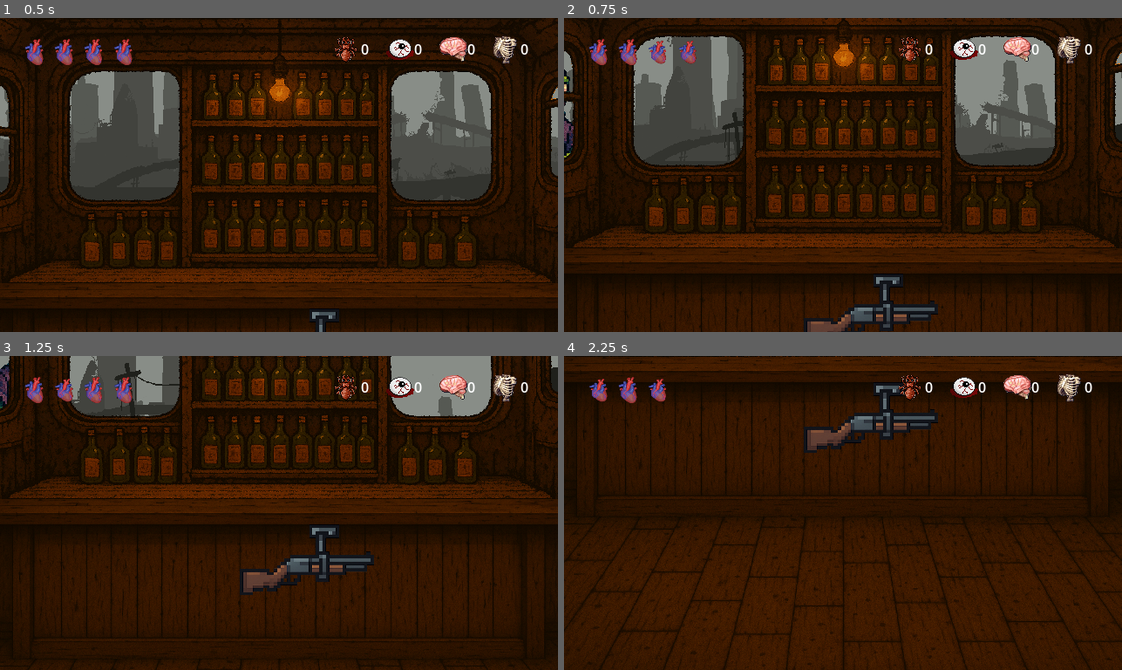
Above: before the commit, frames 1-4 (two rows, left to right).
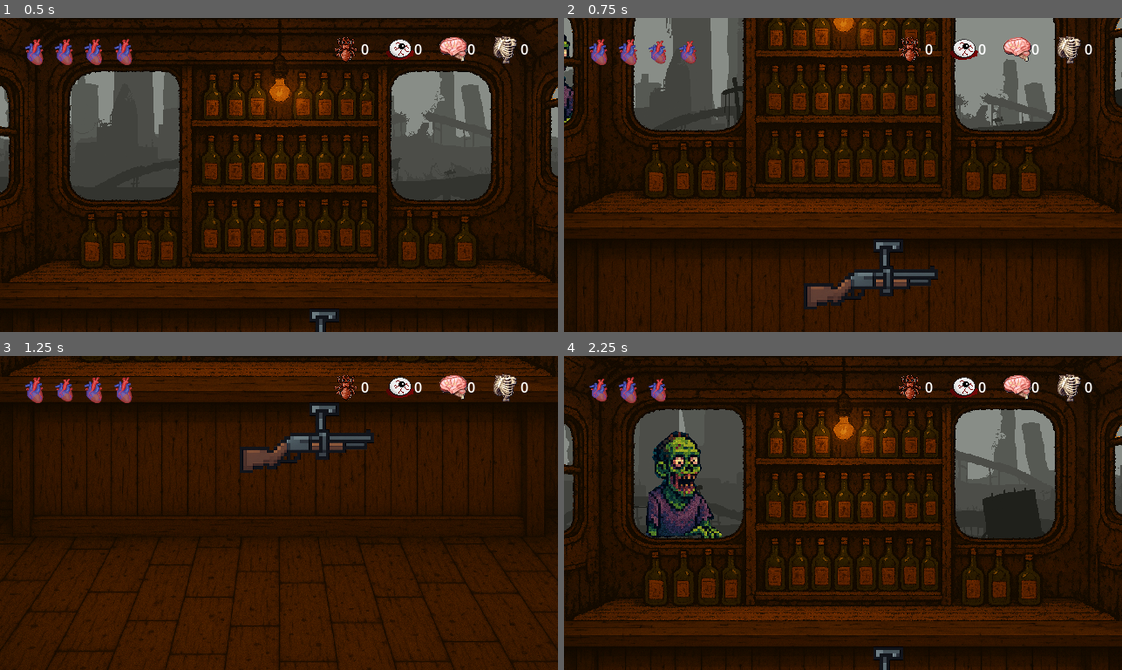
Above: after the commit, the same moments.

Repository: Iaotle/zombie-soup
Game: Godot game, scene res://Scenes/main.tscn
Same seed, same stepped clock (60 frames per second), same inputs: the game is played once before the commit and once after it. Sound files missing from this copy of the repository are replaced by a short silence.
Inputs (mouse positions are in pixels of both pictures, inside the frame that each line leads up to):
- Up to frame 1 (0.5 s): no input
- Up to frame 2 (0.75 s): move the mouse to (965, 159) at 0.52 s; hold Mouse wheel down (scroll_down) from 0.53 s (still down); click (965, 159) at 0.67 s
- Up to frame 3 (1.25 s): keep holding Mouse wheel down (scroll_down)
- Up to frame 4 (2.25 s): move the mouse to (731, 528) at 1.27 s; release Mouse wheel down (scroll_down) at 1.28 s; tap Mouse wheel up (scroll_up) at 1.35 s; click (731, 528) at 1.42 s; move the mouse to (898, 443) at 2.02 s; hold Space (spacebar) from 2.03 s (still down); click (898, 443) at 2.17 s

Frame 1 is identical in both runs. In frame 2, 38% of the frame differs, in the area x 0-100%, y 0-100%; in frame 3, 33%; in frame 4, 49%.

Commit message:
add demand bubbles

Diff:
--- a/Scenes/camera_2d.gd
+++ b/Scenes/camera_2d.gd
@@ -4,7 +4,7 @@
 var in_bar = true
 var target_position: Vector2
 var is_moving = false
-var move_speed = 200
+var move_speed = 400
 
 func _ready():
 	set_process_input(true)
--- a/Scenes/main.gd
+++ b/Scenes/main.gd
@@ -8,7 +8,7 @@
 		"angry_texture": preload("res://Sprites/zombie_mad.png"),
 		"calm_scale": Vector2(0.13, 0.13),
 		"angry_scale": Vector2(0.29, 0.29),
-		"ingredients": ['eye', 'brain', 'heart'],
+		"ingredients": ['eye', 'brains', 'heart'],
 		"spawn_y": 152,
 		"target_positions": {1: Vector2(147, 152), 2: Vector2(512, 152)},
 		"angry_positions": {1: Vector2(140, 162), 2: Vector2(500, 162)},
@@ -21,7 +21,7 @@
 		"angry_texture": preload("res://Sprites/mutant_mad.png"),
 		"calm_scale": Vector2(0.1, 0.1),
 		"angry_scale": Vector2(0.1, 0.1),
-		"ingredients": ['finger', 'tooth', 'bone'],
+		"ingredients": ['bones', 'ant'],
 		"spawn_y": 141,
 		"target_positions": {1: Vector2(147, 141), 2: Vector2(508, 141)},
 		"angry_positions": {1: Vector2(140, 140), 2: Vector2(500, 140)},
@@ -83,6 +83,23 @@
 		"current_ingredient": ""
 	}
 	print("Spawned %s in window %d" % [def["name"], window_id])
+func _create_chat_bubble(enemy_sprite, ingredient_name):
+	var chat_bubble = Sprite2D.new()
+	chat_bubble.z_index = 1
+	chat_bubble.texture = preload("res://Sprites/chat.png")
+	chat_bubble.scale = Vector2(0.5, 0.5)
+	chat_bubble.position = Vector2(0, 0)
+
+	var ingredient_sprite = Sprite2D.new()
+	ingredient_sprite.texture = load("res://Sprites/%s.png" % ingredient_name)
+	# ingredient_sprite.position = chat_bubble.texture.get_size() * 0.5
+	var bubble_size = chat_bubble.texture.get_size()
+	var ingredient_size = ingredient_sprite.texture.get_size()
+	var scale_ratio = min((bubble_size.x * 0.8) / ingredient_size.x, (bubble_size.y * 0.5) / ingredient_size.y)
+	ingredient_sprite.scale = Vector2.ONE * scale_ratio
+	chat_bubble.add_child(ingredient_sprite)
+
+	enemy_sprite.add_child(chat_bubble)
 
 func _process(delta):
 	for window_id in active_enemies.keys():
@@ -98,6 +115,8 @@
 					data["state"] = "waiting"
 					data["current_ingredient"] = def["ingredients"][randi() % def["ingredients"].size()]
 					print("%s arrived at window %d, demand: %s" % [def["name"], window_id, data["current_ingredient"]])
+					# create res://Sprites/chat.png bubble, position it above the sprite. Put res://Sprites/{ingredient}.png inside it.
+					_create_chat_bubble(sprite, data["current_ingredient"])
 					data["demand_timer"].start(5)
 			"angry":
 				pass
--- a/Scenes/main.tscn
+++ b/Scenes/main.tscn
@@ -42,15 +42,18 @@
 autoplay = true
 parameters/looping = true
 
-[node name="Shotgun" type="Sprite2D" parent="."]
+[node name="Shotgun" type="Sprite2D" parent="." node_paths=PackedStringArray("camera")]
 position = Vector2(350, 388)
 scale = Vector2(0.162109, 0.162109)
 texture = ExtResource("10_6iyac")
 script = ExtResource("11_6iyac")
+camera = NodePath("../Camera2D")
 
 [node name="Player" parent="." instance=ExtResource("13_fdnlq")]
 
 [node name="InventoryUi" parent="Player" index="1" node_paths=PackedStringArray("spawner")]
 spawner = NodePath("../../Under The Counter")
 
+[node name="CanvasLayer" type="CanvasLayer" parent="."]
+
 [editable path="Player"]
--- a/Scenes/shotgun.gd
+++ b/Scenes/shotgun.gd
@@ -3,6 +3,7 @@
 @export var pov_sprite_path: String = "res://Sprites/shotgun-pov.png"
 @export var reload_sound_path: String = "res://reload.mp3"
 @export var fire_sounds: Array[String] = ["res://shotgun-fire-1.mp3", "res://shotgun-fire-2.mp3"]
+@export var camera: Camera2D
 
 var picked_up := false
 var pov_sprite: Sprite2D
@@ -13,7 +14,7 @@
 
 func _input(event):
 	if event is InputEventMouseButton and event.pressed and event.button_index == MOUSE_BUTTON_LEFT:
-		if not picked_up and is_pixel_opaque(get_local_mouse_position()):
+		if not picked_up and is_pixel_opaque(get_local_mouse_position()) and !camera.in_bar:
 			_pickup_shotgun()
 		elif picked_up:
 			# TODO: detect if the click is on an object in group 'enemies'
--- a/src/player.gd
+++ b/src/player.gd
@@ -22,7 +22,6 @@
 		# game over here
 
 func update_heart():
-	print("heeee")
 	for i in range(heart_list.size()):
 		heart_list[i].visible = i < health;
 		print(health);
Not shown: 1 places in Scenes/main.tscn that only renumber resources
Not shown, added: Sprites/ChatGPT Image Jun 7, 2025, 08_43_28 PM.png.import
Not shown, added: Sprites/ChatGPT Image Jun 7, 2025, 08_45_07 PM.png.import
Not shown, added: Sprites/bowl.png.import
Binary file added: Sprites/chat.png
Not shown, added: Sprites/chat.png.import
